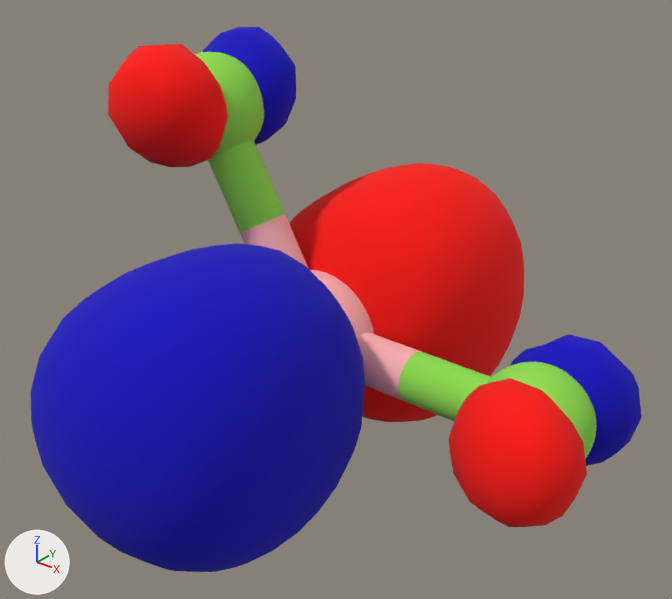
The glTF model Assets/Models/BF3_MO#17.glb, before and after one commit.
Both versions are drawn from a 50 mm lens placed at (2.9, -3.87, 2.72), pointed at (-0.21, 0.02, 0.31). Arrows for +X, +Y and +Z are at lower left; the lights stay in place. The older version comes first. Where no turn or scale is listed for an object, it has been applied to the vertices.

The older version as bpy lines, for what is in view:
```python
mat_material_1 = principled_material('Material_1')
mat_material_1.base_color = (1.0, 0.00368, 0.0)  # red #ff0c00
mat_material_1.roughness = 1.0
mat_material_2 = principled_material('Material_2')
mat_material_2.base_color = (0.00335, 0.0, 0.521)  # blue #0b00bf
mat_material_2.roughness = 1.0
me_mesh_0 = bpy.data.meshes.new('Mesh_0')
me_mesh_0.from_pydata(...)  # 4008 vertices, 8000 faces; spans x -1.08..1.84, y -0.41..0.41, z -1.64..1.64
me_mesh_0.materials.append(mat_material_0)
me_mesh_2 = bpy.data.meshes.new('Mesh_2')
me_mesh_2.from_pydata(...)  # 770 vertices, 1524 faces; spans x -1.17..1.94, y -1.15..1.3, z -1.73..1.73
me_mesh_2.materials.append(mat_material_1)  # red #ff0c00
me_mesh_3 = bpy.data.meshes.new('Mesh_3')
me_mesh_3.from_pydata(...)  # 770 vertices, 1524 faces; spans x -1.17..1.94, y -1.3..1.15, z -1.73..1.73
me_mesh_3.materials.append(mat_material_2)  # blue #0b00bf
ob_atoms = bpy.data.objects.new('atoms', me_mesh_0)
ob_atoms.location = (-0.391, 0.0, 0.0)
ob_surface = bpy.data.objects.new('surface', me_mesh_2)
ob_surface.location = (-0.382, 0.508, 0.0)
ob_surface_001 = bpy.data.objects.new('surface.001', me_mesh_3)
ob_surface_001.location = (-0.382, -0.508, 0.0)
# also in view: 'bonds' at (-0.08, 0.0, 0.0)
```
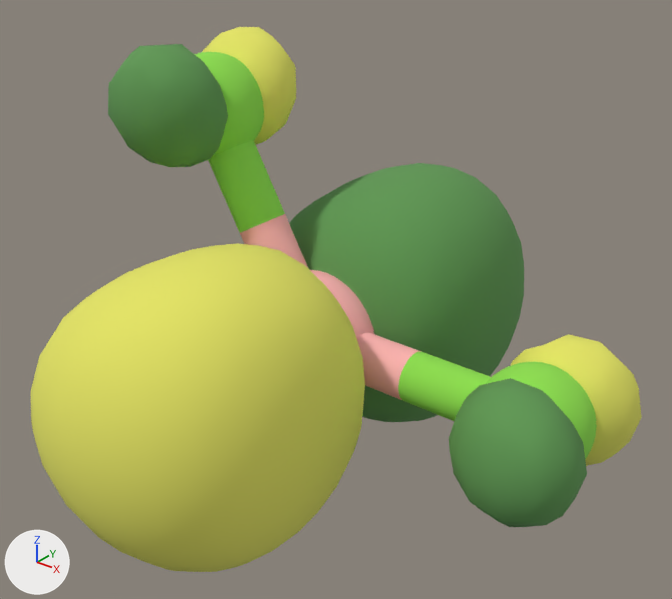
Scene script edits in JSON lines:
```json
{"op": "set", "path": "mat_material_1.base_color", "old": "(1.0, 0.00368, 0.0)", "new": "(0.114, 0.314, 0.0865)", "note": "red #ff0c00 -> green #5f9853"}
{"op": "set", "path": "mat_material_2.base_color", "old": "(0.00335, 0.0, 0.521)", "new": "(0.784, 0.784, 0.127)", "note": "blue #0b00bf -> yellow #e5e564"}
```

Boxes [x1, y1, x2, y2] around the edits, measured in the pictures (672 x 599 px):
```json
{"object": "surface.001", "change": "recoloured", "before": [31, 27, 641, 572], "after": [31, 27, 641, 572], "on screen": "blue to yellow"}
{"object": "surface", "change": "recoloured", "before": [108, 44, 587, 527], "after": [108, 44, 587, 527], "on screen": "red to green"}
```
